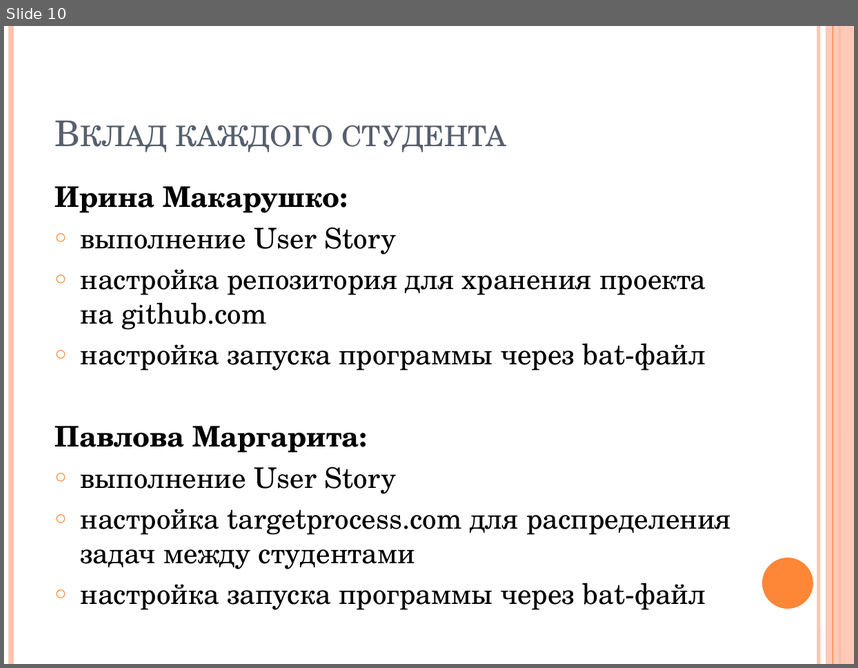
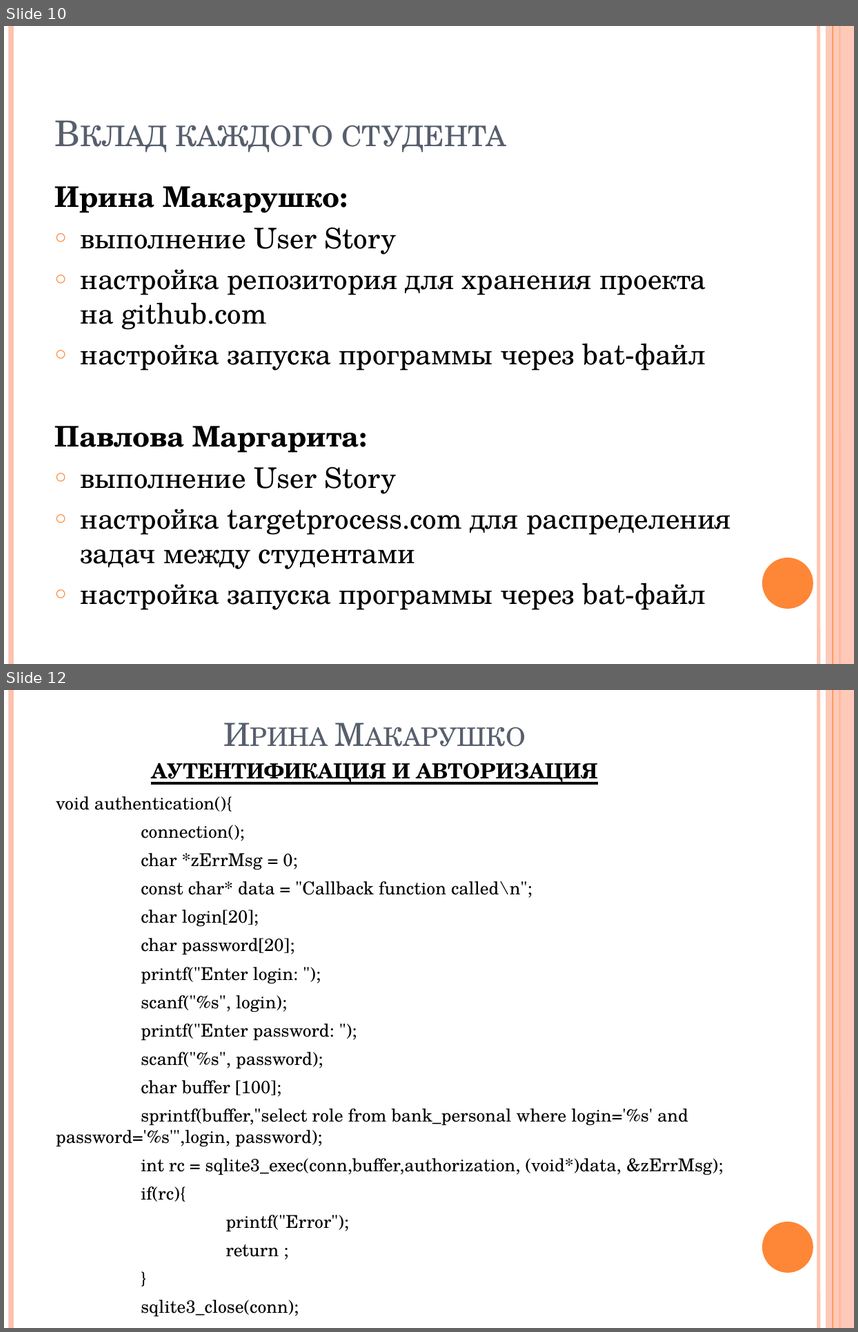
Before and after one commit to IrinaMakarushko/BankSystem, a slide deck: Спецкурс. Презентация.pptx. Shown one above the other, each under a label of ours: slide 10 before the commit, slides 10 and 12 after it; the slides between them are not shown. The pictures are 858x668 and 858x1332 pixels, drawn with LibreOffice and Linux fonts; fonts in the diff are those of the drawing. Boxes give left, top, right and bottom in pixels: in the first picture for what was removed or moved away, otherwise in the second. Text is boxed around its words. In the diff, an @@ line names an element or a change of style, - is before the commit and + after.

```diff
--- a/Спецкурс. Презентация.pptx
+++ b/Спецкурс. Презентация.pptx
@@ slide 12 added at [4,690,854,1328], background #FFFFFF; not listed: 6 template elements that a slide beside it also shows @@
@@ title added at [151,762,597,785], 22 pt, text #000000, bold, underline, small capitals @@
+Ирина Макарушко
+аутентификация и авторизация
@@ text added at [56,796,724,1317], 15 pt, text #000000 @@
+void authentication(){
+connection();
+char *zErrMsg = 0;
+const char* data = "Callback function called\n";
+char login[20];
+char password[20];
+printf("Enter login: ");
+scanf("%s", login);
+printf("Enter password: ");
+scanf("%s", password);
+char buffer [100];
+sprintf(buffer,"select role from bank_personal where login='%s' and password='%s'",login, password);
+int rc = sqlite3_exec(conn,buffer,authorization, (void*)data, &zErrMsg);
+if(rc){
+printf("Error");
+return ;
+}
+sqlite3_close(conn);
+chooseOperations();
+}
```
Also in this commit, not shown: 2 other slides added.
